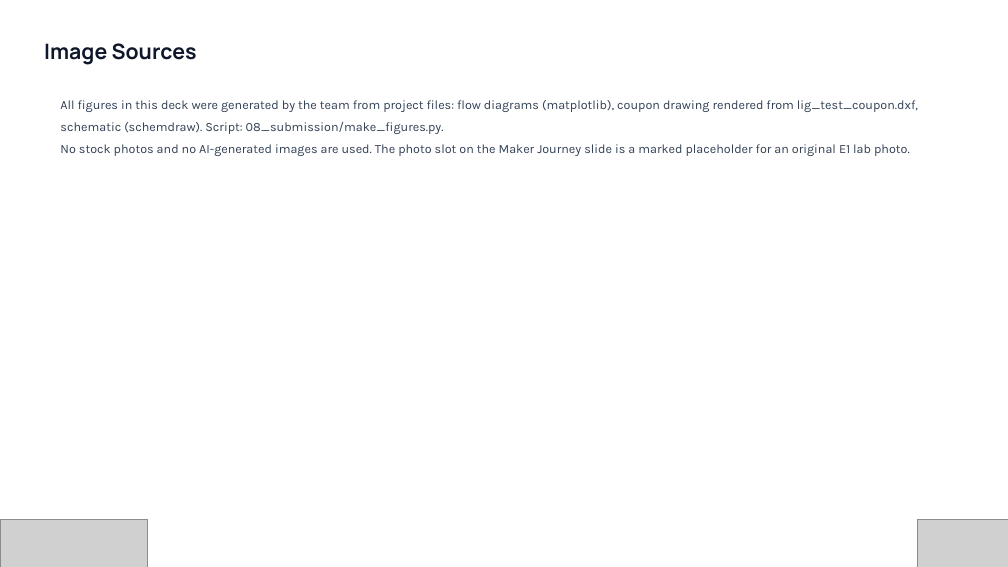
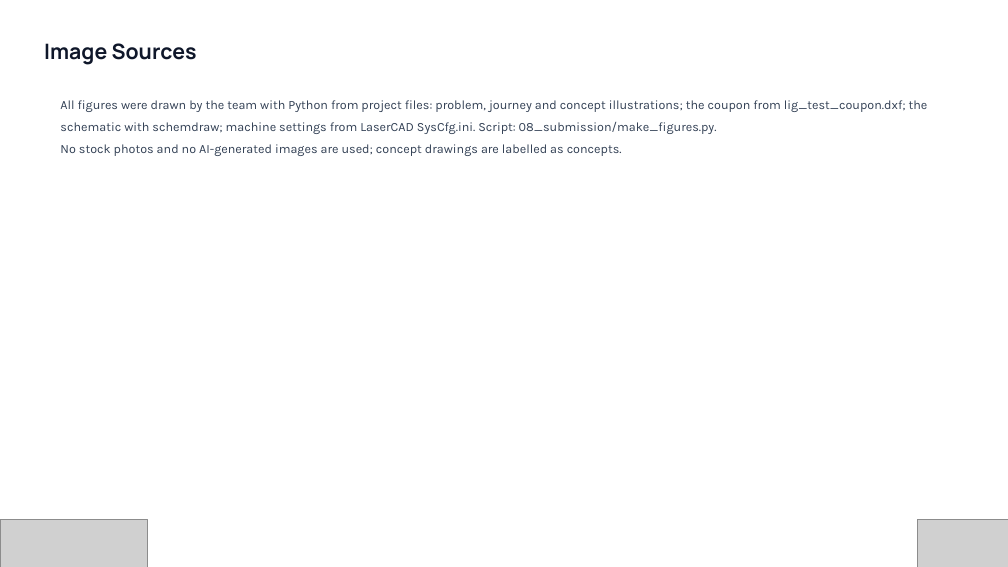
Before and after one commit to soham0777/dermasense-vishwakarma-2026, a slide deck: slide 11 of 08_submission/VK26-IITI-HT-0050_Stage2_Dermasense.pptx (slide 20 before the commit). Drawn at 1008x567 pixels with LibreOffice and Linux fonts; fonts in the diff are those of the drawing; grey boxes stand for pictures; background and template pictures are left out. Boxes give left, top, right and bottom in pixels: in the first picture for what was removed or moved away, otherwise in the second. Text is boxed around its words. In the diff, an @@ line names an element or a change of style, - is before the commit and + after.

```diff
--- a/08_submission/VK26-IITI-HT-0050_Stage2_Dermasense.pptx
+++ b/08_submission/VK26-IITI-HT-0050_Stage2_Dermasense.pptx
@@ text at (60,100,928,156): text changed @@
-All figures in this deck were generated by the team from project files: flow diagrams (matplotlib), coupon drawing rendered from lig_test_coupon.dxf, schematic (schemdraw). Script: 08_submission/make_figures.py.
-No stock photos and no AI-generated images are used. The photo slot on the Maker Journey slide is a marked placeholder for an original E1 lab photo.
+All figures were drawn by the team with Python from project files: problem, journey and concept illustrations; the coupon from lig_test_coupon.dxf; the schematic with schemdraw; machine settings from LaserCAD SysCfg.ini. Script: 08_submission/make_figures.py.
+No stock photos and no AI-generated images are used; concept drawings are labelled as concepts.
```
Also in this commit, not shown: 9 other slides changed, 1 slide added, 10 slides removed, 17 other files.
